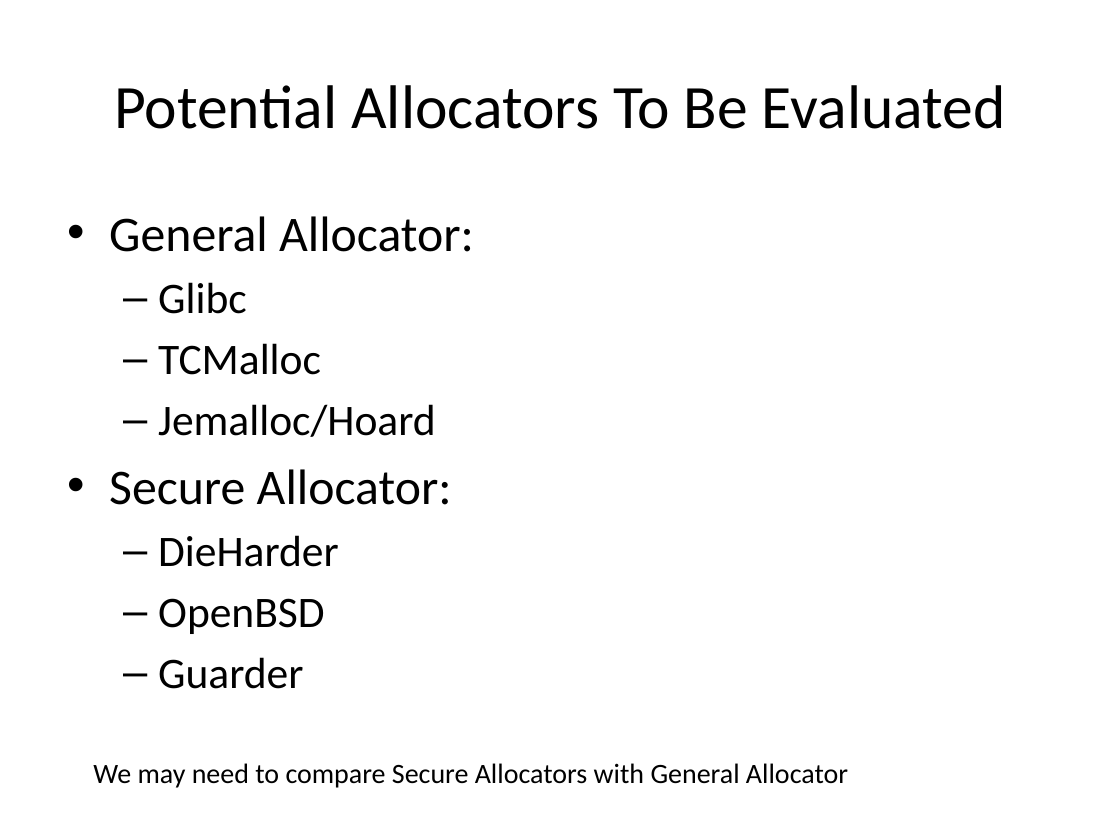
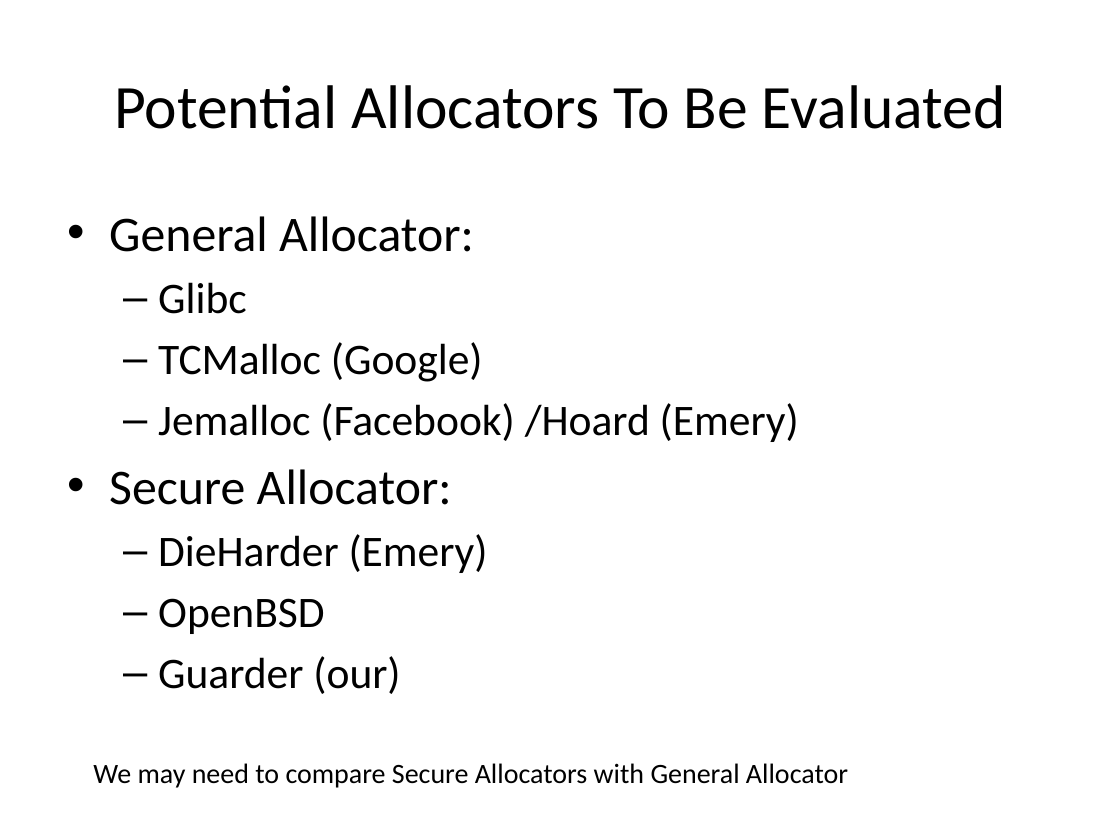
Before and after one commit to UTSASRG/MemPerf-Pro, a slide deck: slide 11 of AllocatorProfiler.pptx. Drawn at 1120x840 pixels with LibreOffice and Linux fonts; fonts in the diff are those of the drawing. Boxes give left, top, right and bottom in pixels: in the first picture for what was removed or moved away, otherwise in the second. Text is boxed around its words. In the diff, an @@ line names an element or a change of style, - is before the commit and + after.

Commit message:
Change the ppt a little bit

```diff
--- a/AllocatorProfiler.pptx
+++ b/AllocatorProfiler.pptx
@@ text at (158, 342, 799, 442): text changed @@
-  – TCMalloc
-  – Jemalloc/Hoard
+  – TCMalloc (Google)
+  – Jemalloc (Facebook) /Hoard (Emery)
@@ text at (158, 534, 488, 573): text changed @@
-  – DieHarder
+  – DieHarder (Emery)
@@ text at (158, 656, 400, 694): text changed @@
-  – Guarder
+  – Guarder (our)
```
Also in this commit, not shown: 4 other slides changed.
